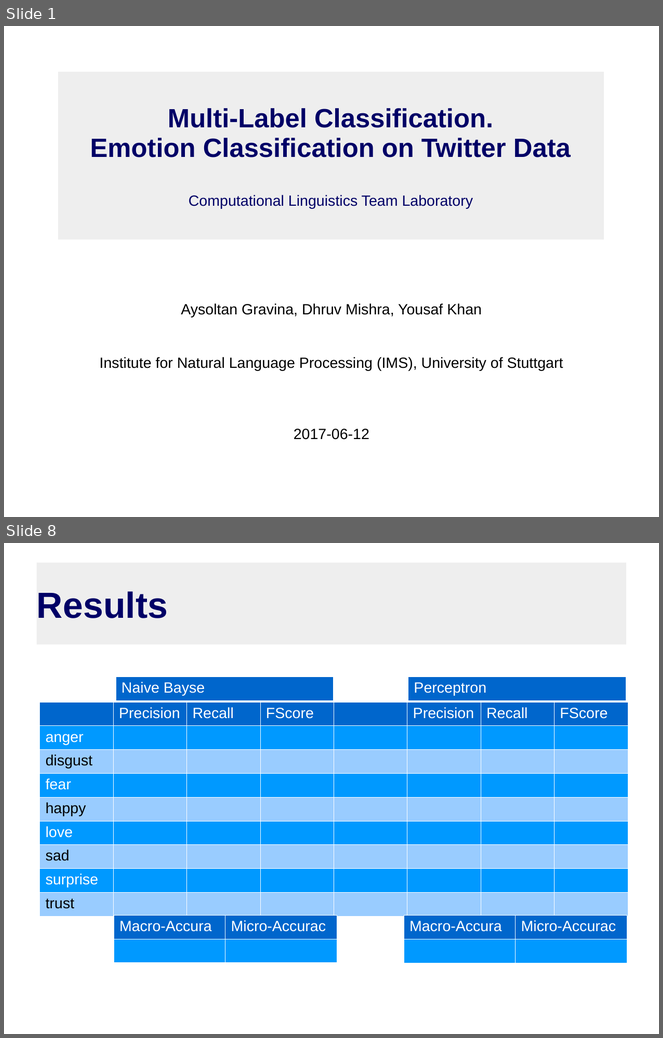
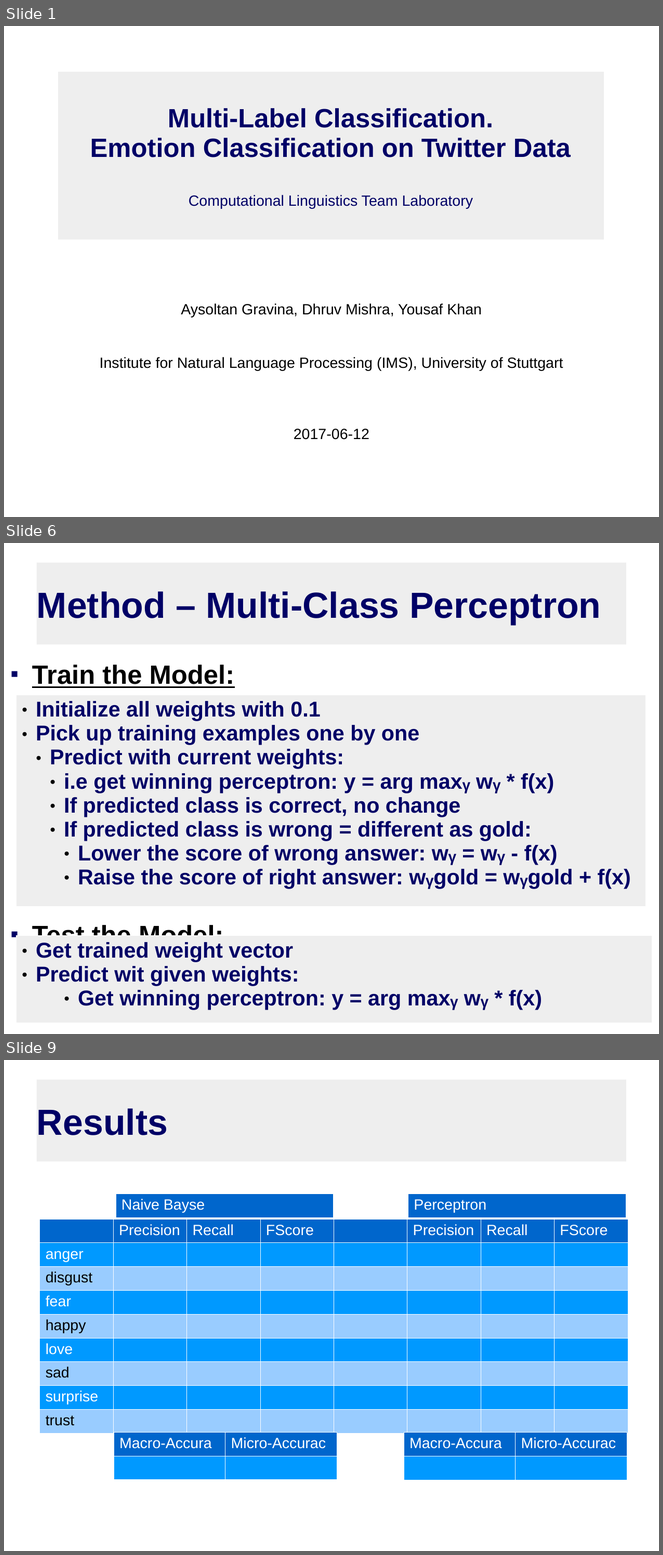
Before and after one commit to theconsummate/twitter-emotion-mining, a slide deck: PresentationTeamLab.odp. Shown one above the other, each under a label of ours: slides 1 and 8 before the commit, slides 1, 6 and 9 after it; the slides between them are not shown. The pictures are 663x1038 and 663x1555 pixels, drawn with LibreOffice and Linux fonts; fonts in the diff are those of the drawing. Boxes give left, top, right and bottom in pixels: in the first picture for what was removed or moved away, otherwise in the second. Text is boxed around its words. In the diff, an @@ line names an element or a change of style, - is before the commit and + after.

```diff
--- a/PresentationTeamLab.odp
+++ b/PresentationTeamLab.odp
@@ slide 6 added at bbox=[4, 543, 659, 1034], background #FFFFFF @@
@@ title added at bbox=[37, 563, 626, 645], fill #EEEEEE, 44 pt, text #000066, bold @@
+Method – Multi-Class Perceptron
@@ text added at bbox=[32, 665, 235, 950], 32 pt, text #000000, bold, underline @@
+■ Train the Model:
+■ Test the Model:
@@ table added at bbox=[16, 695, 646, 900], 1 rows, 1 columns @@
+Initialize all weights with 0.1 / Pick up training examples one by one / Predict with current weights: / i.e get winning perceptron: y = arg maxᵧ wᵧ * f(x) / If predicted class is correct, no change / If predicted class is wrong = different as gold: / Lower the score of wrong answer: wᵧ = wᵧ - f(x) / Raise the score of right answer: wᵧgold = wᵧgold + f(x)
@@ table added at bbox=[16, 936, 652, 1023], 1 rows, 1 columns @@
+Get trained weight vector / Predict wit given weights: / Get winning perceptron: y = arg maxᵧ wᵧ * f(x)
@@ what was slide 8 is now slide 9 @@
```
Also in this commit, not shown: 2 slides changed, 5 other slides added, 5 slides removed.
